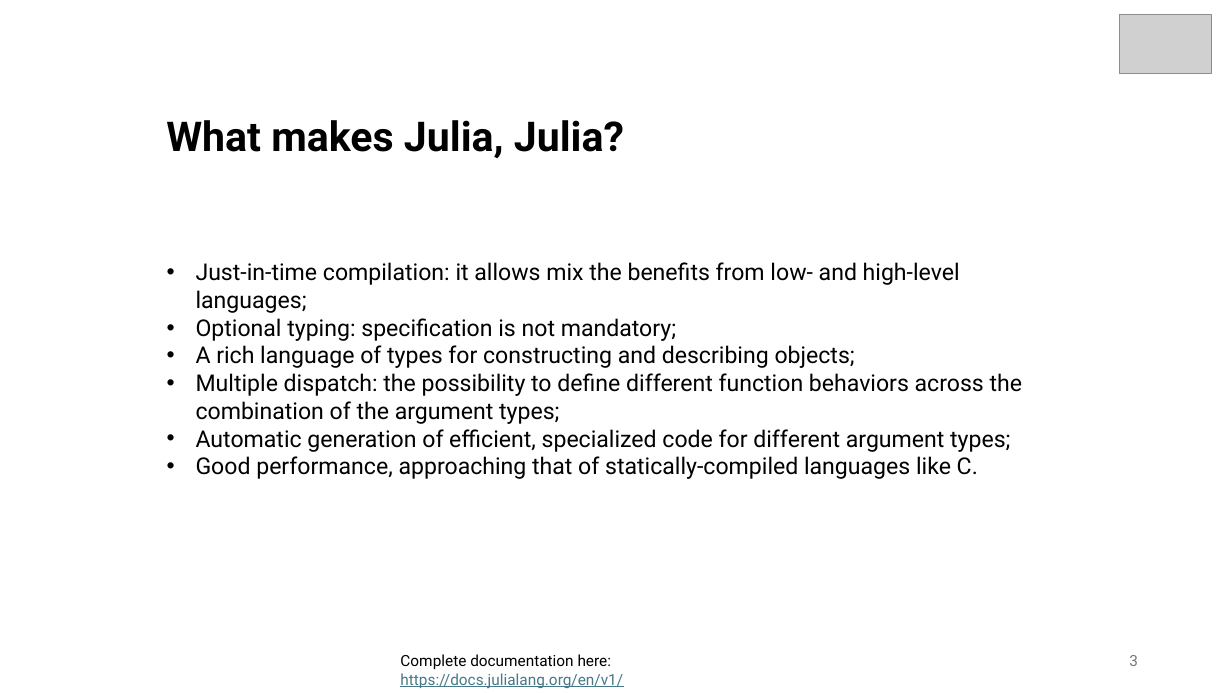
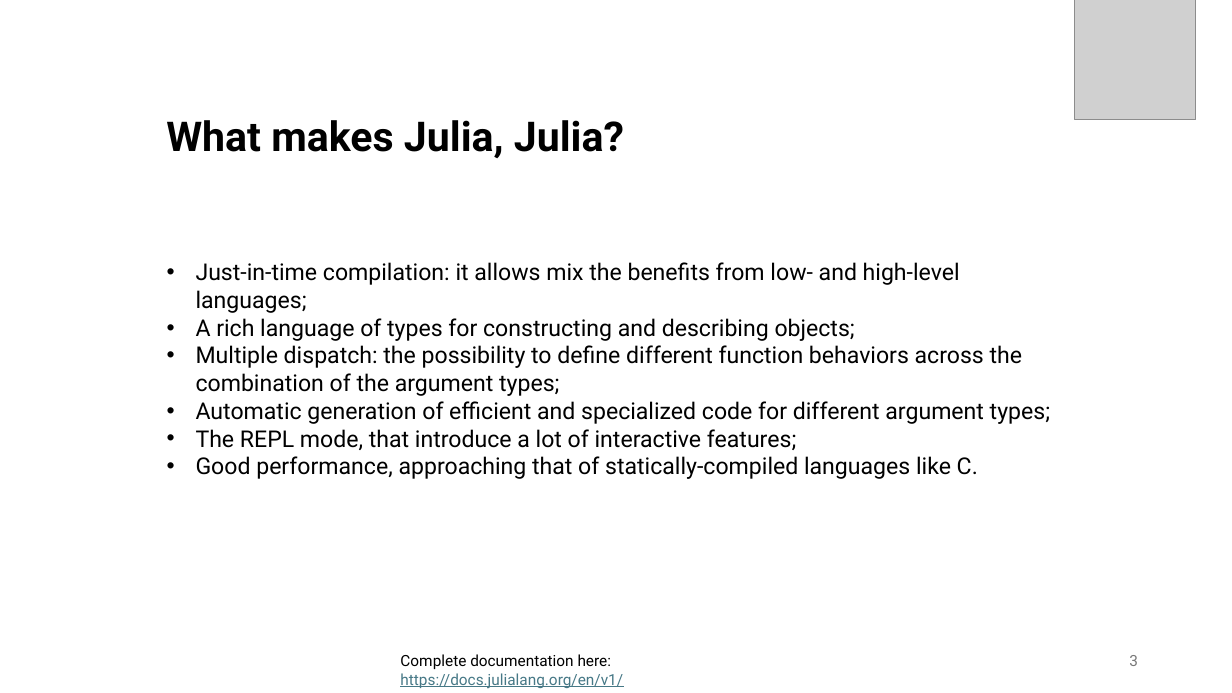
Before and after one commit to nunziogit/project_2D, a slide deck: slide 3 of PERF_EVAL/presentation_Julia.pptx. Drawn at 1232x693 pixels with LibreOffice and Linux fonts; fonts in the diff are those of the drawing; grey boxes stand for pictures. Boxes give left, top, right and bottom in pixels: in the first picture for what was removed or moved away, otherwise in the second. Text is boxed around its words. In the diff, an @@ line names an element or a change of style, - is before the commit and + after.

```diff
--- a/PERF_EVAL/presentation_Julia.pptx
+++ b/PERF_EVAL/presentation_Julia.pptx
@@ picture added at <box>1075,0,1196,120</box> @@
@@ picture removed at <box>1120,14,1212,73</box> @@
@@ text at <box>196,318,676,341</box>: paragraph removed @@
-• Optional typing: specification is not mandatory;
@@ text at <box>196,401,1050,450</box>: text changed @@
-• Automatic generation of efficient, specialized code for different argument types;
+• Automatic generation of efficient and specialized code for different argument types;
+• The REPL mode, that introduce a lot of interactive features;
```
Also in this commit, not shown: 10 other slides changed, 2 slides added.
